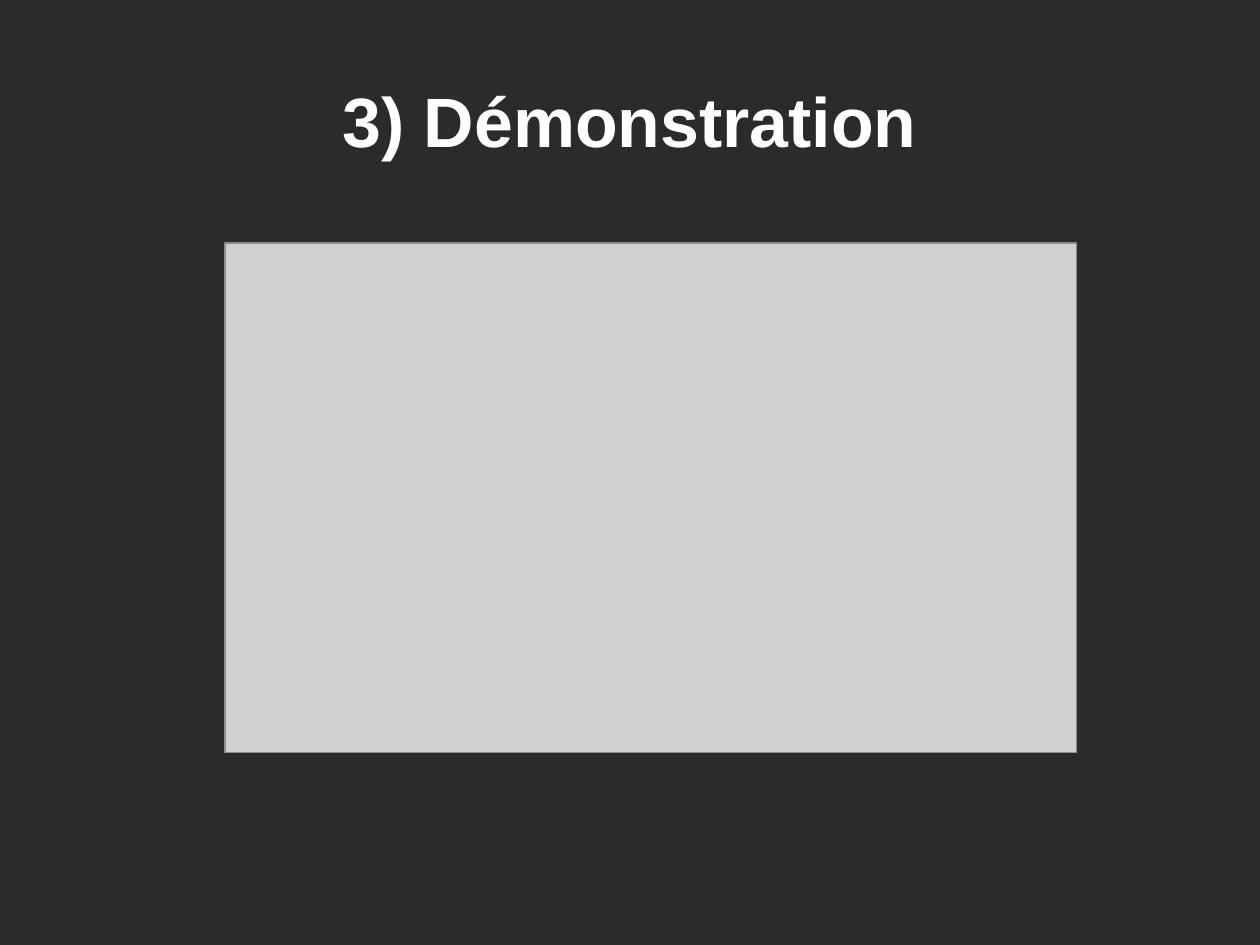
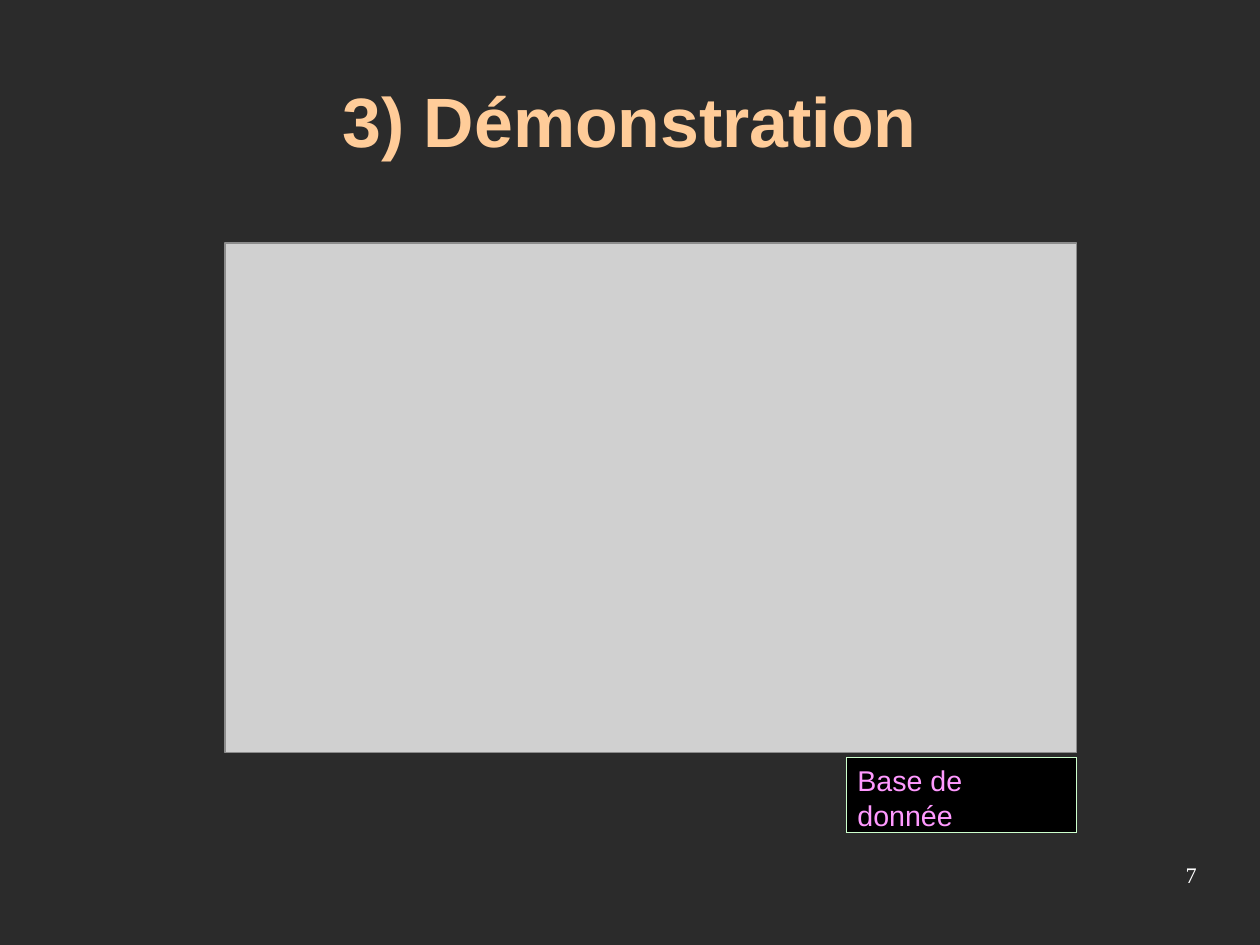
Before and after one commit to beugin/Signe_astrologique, a slide deck: slide 7 of dossier_presentation.odp (slide 6 before the commit). Drawn at 1260x945 pixels with LibreOffice and Linux fonts; fonts in the diff are those of the drawing; grey boxes stand for pictures; background and template pictures are left out; a plain dark background stands for a picture behind light text. Boxes give left, top, right and bottom in pixels: in the first picture for what was removed or moved away, otherwise in the second. Text is boxed around its words. In the diff, an @@ line names an element or a change of style, - is before the commit and + after.

```diff
--- a/dossier_presentation.odp
+++ b/dossier_presentation.odp
@@ title "3) Démonstration" at box(342, 95, 916, 160): text colour #FFFFFF to #FFCC99 @@
@@ rectangle added at box(846, 758, 1076, 834), fill #000000, outline #CCFFCC 0 pt, 18 pt, text #FF99FF @@
+Base de donnée
@@ page number added at box(1186, 868, 1197, 883), 14 pt, text #FFFFFF @@
+7
```
Also in this commit, not shown: 5 other slides changed, 2 slides added, 1 slide removed.
